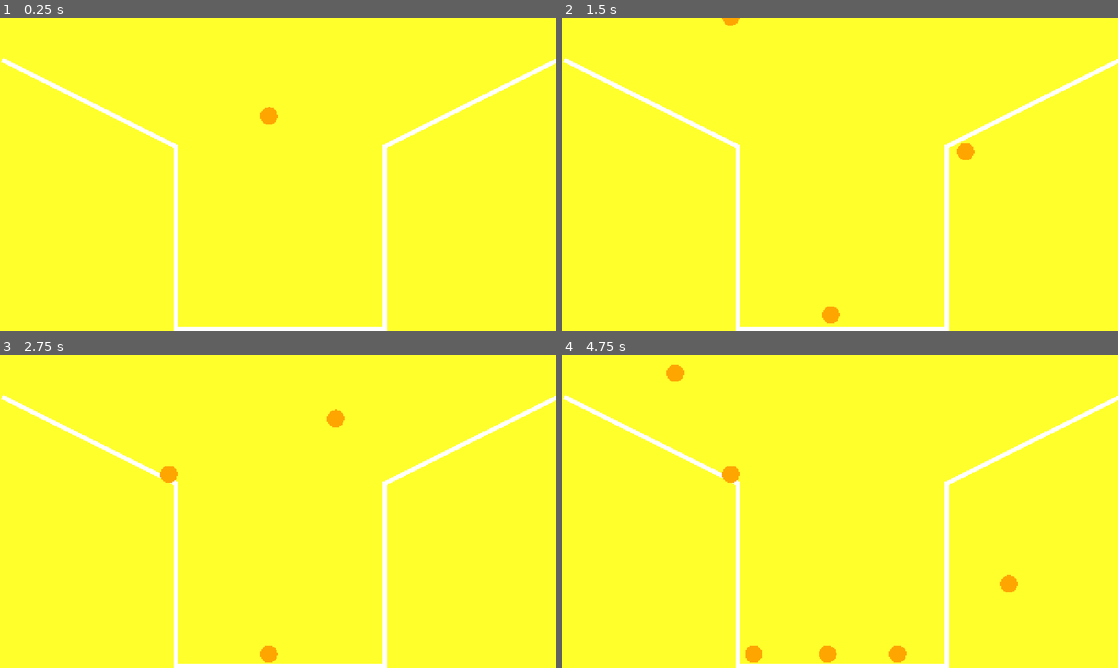
Above: before the commit, frames 1-4 (two rows, left to right).
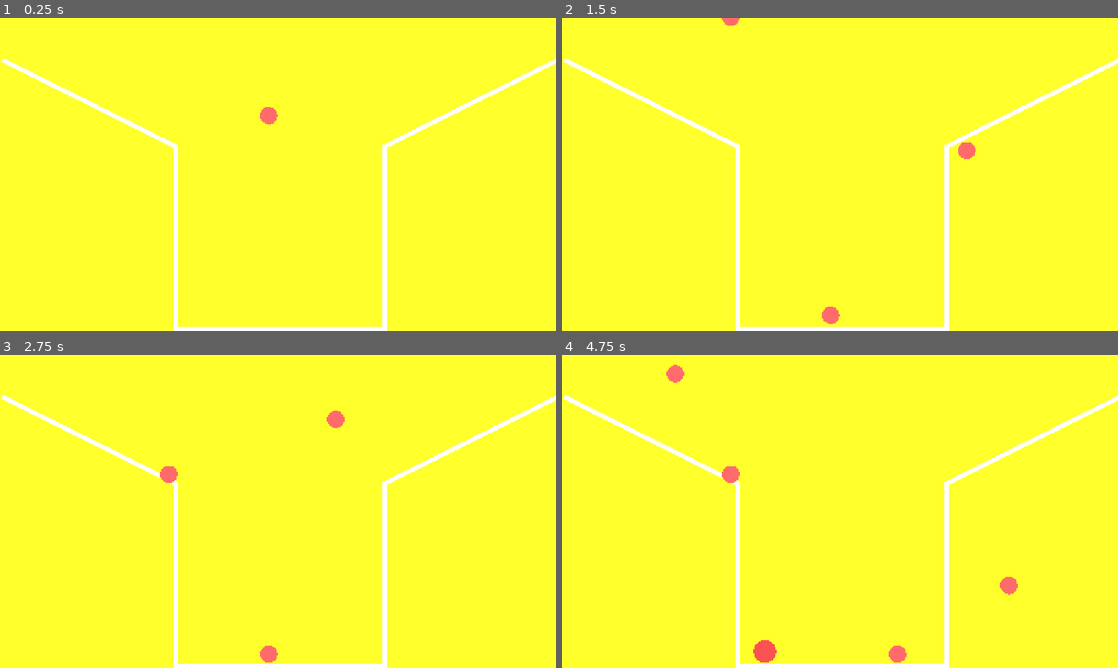
Above: after the commit, the same moments.

Repository: Lyzeum-Muenchen/2026-fortgeschrittenenkurs-samstag
Game: Godot game, scene res://Game.tscn
Two runs of this game, one before a commit and one after it. Both use one fixed random seed, a clock stepped at 60 frames per second and the inputs below.
Inputs (mouse positions are in pixels of both pictures, inside the frame that each line leads up to):
- Up to frame 1 (0.25 s): no input
- Up to frame 2 (1.5 s): move the mouse to (962, 158) at 0.52 s; click (962, 158) at 0.67 s; move the mouse to (728, 190) at 1.27 s; click (728, 190) at 1.42 s
- Up to frame 3 (2.75 s): move the mouse to (333, 442) at 2.02 s; click (333, 442) at 2.17 s
- Up to frame 4 (4.75 s): move the mouse to (812, 574) at 2.77 s; click (812, 574) at 2.92 s; move the mouse to (1006, 558) at 3.52 s; click (1006, 558) at 3.67 s; move the mouse to (673, 464) at 4.27 s; click (673, 464) at 4.42 s

The runs differ from the first frame. In frame 1, 0.1% of the frame differs, in the area x 46-50%, y 28-34%; in frame 2, 0.4%; in frame 3, 0.4%; in frame 4, 1.0%, in the area x 18-82%, y 3-99%.

Commit message:
Fusionierung in Water Melon Game

Diff:
--- a/watermelon-game/ball.gd
+++ b/watermelon-game/ball.gd
@@ -2,15 +2,31 @@
 extends RigidBody2D
 
 @export var radius = 20
-@export var ball_color = Color.ORANGE
+@export var color_index = 0
 @onready var shape : CollisionShape2D = $CollisionShape2D
+
+const color_levels = [
+	Color("#ff6b6b"),
+	Color("#fa5252"),
+	Color("#fd7e14"),
+	Color("#fcc419"),
+	Color("#40c057"),
+	Color("#12b886"),
+	Color("#339af0"),
+	Color("#7950f2")
+]
 
 func _ready() -> void:
 	# collision shape konfigurieren
 	contact_monitor = true
-	# TODO Kollisionslogik
+	max_contacts_reported = 4
+	continuous_cd = RigidBody2D.CCD_MODE_CAST_SHAPE
+	if shape:
+		shape.shape = CircleShape2D.new()
+		shape.shape.radius = radius
 
 	set_radius(radius)
+	body_entered.connect(_on_body_entered)
 
 func set_radius(new_radius: float) -> void:
 	radius = new_radius
@@ -19,4 +35,24 @@
 	queue_redraw()
 
 func _draw() -> void:
-	draw_circle(Vector2.ZERO, radius, ball_color)
+	var selected_color = color_levels[color_index]
+	draw_circle(Vector2.ZERO, radius, selected_color)
+
+func _on_body_entered(body: Node) -> void:
+	if body is Ball \
+		and self.get_instance_id() < body.get_instance_id() \
+		and self.radius == body.radius:
+			_merge_body(body)
+
+func _merge_body(other_ball: Ball) -> void:
+	if not is_instance_valid(self) or not is_instance_valid(other_ball):
+		return
+
+	# neue Position und Geschwindigkeit berechnen
+	global_position =  (global_position + other_ball.global_position) / 2
+	color_index = min(color_index + 1, color_levels.size() - 1)
+
+	set_radius(radius * 1.3)
+	linear_velocity = (linear_velocity + other_ball.linear_velocity) / 2
+
+	other_ball.queue_free()
--- a/watermelon-game/game.gd
+++ b/watermelon-game/game.gd
@@ -1,9 +1,15 @@
 extends Node2D
 
 var ball_scene = preload("res://Ball.tscn") # Name anpassen!
+var rng = RandomNumberGenerator.new()
 
 func _input(event):
-	if event is InputEventMouseButton and event.pressed and event.get_button_index() == MOUSE_BUTTON_LEFT:
+	if event is InputEventMouseButton \
+		and event.pressed \
+		and event.get_button_index() == MOUSE_BUTTON_LEFT:
+
+		var random_number = rng.randi_range(0, 2)
+
 		var ball: RigidBody2D = ball_scene.instantiate()
 		ball.position = event.position
 		ball.position.y = 0
--- a/watermelon-game/project.godot
+++ b/watermelon-game/project.godot
@@ -28,6 +28,7 @@
 
 [physics]
 
+common/physics_ticks_per_second=120
 3d/physics_engine="Jolt Physics"
 
 [rendering]
